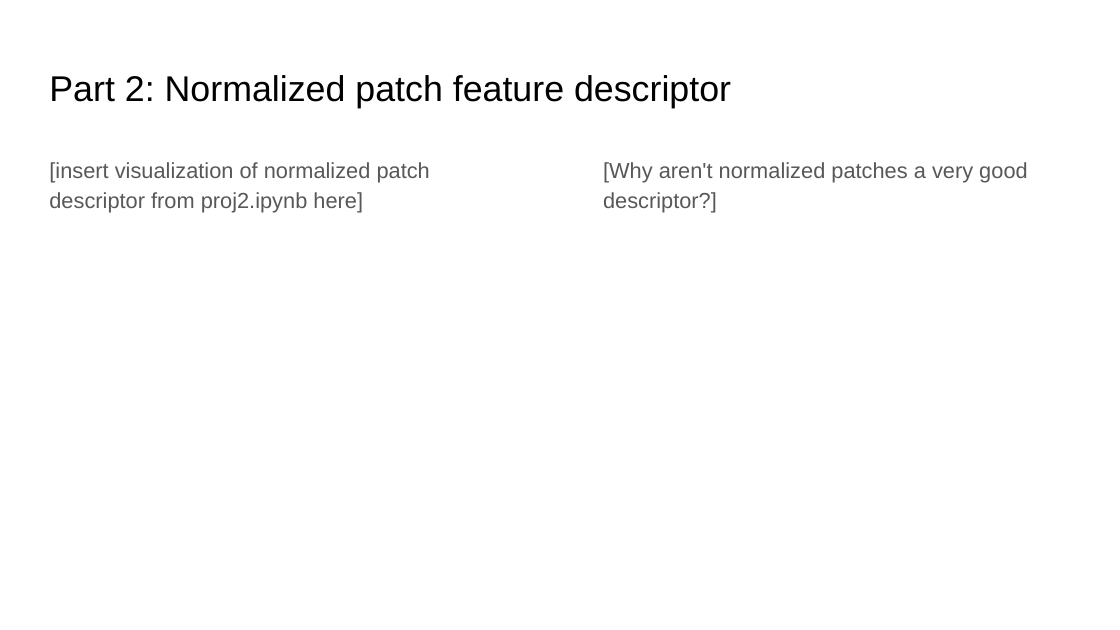
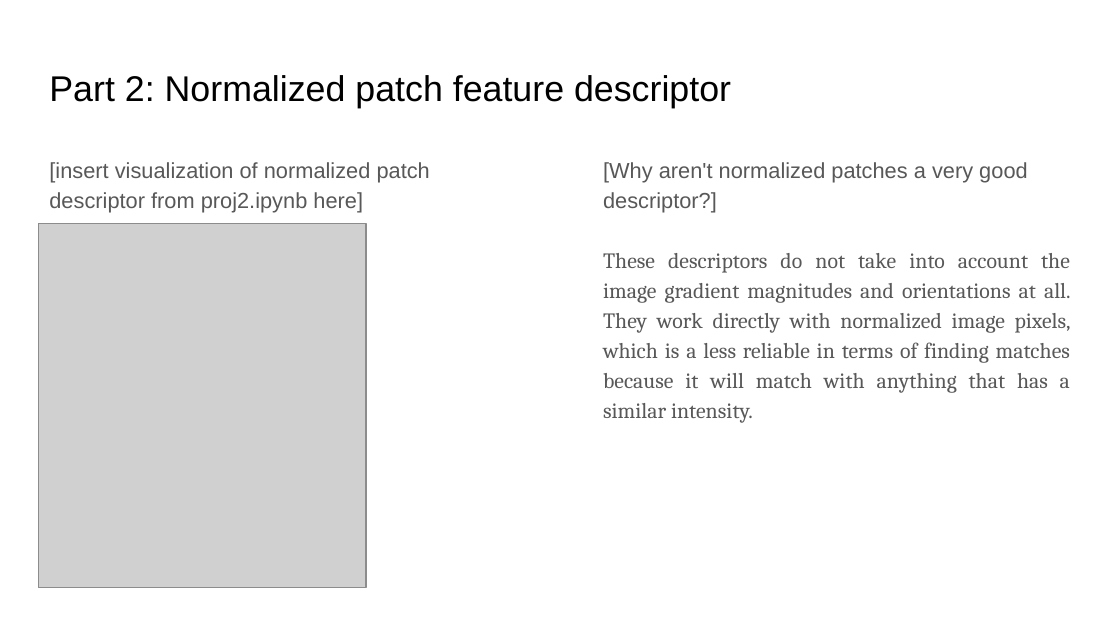
Before and after one commit to ShuvoNewaz/CS-6476-Projects-Fall2022, a slide deck: slide 8 of docs/proj2_report.pptx. Drawn at 1120x630 pixels with LibreOffice and Linux fonts; fonts in the diff are those of the drawing; grey boxes stand for pictures. Boxes give left, top, right and bottom in pixels: in the first picture for what was removed or moved away, otherwise in the second. Text is boxed around its words. In the diff, an @@ line names an element or a change of style, - is before the commit and + after.

```diff
--- a/docs/proj2_report.pptx
+++ b/docs/proj2_report.pptx
@@ picture added at (38, 224, 366, 588) @@
@@ text at (603, 253, 1071, 423): paragraph added @@
+These descriptors do not take into account the image gradient magnitudes and orientations at all. They work directly with normalized image pixels, which is a less reliable in terms of finding matches because it will match with anything that has a similar intensity.
```
Also in this commit, not shown: 18 other slides changed, 1 slide added, 1 slide removed, 1 other file.
